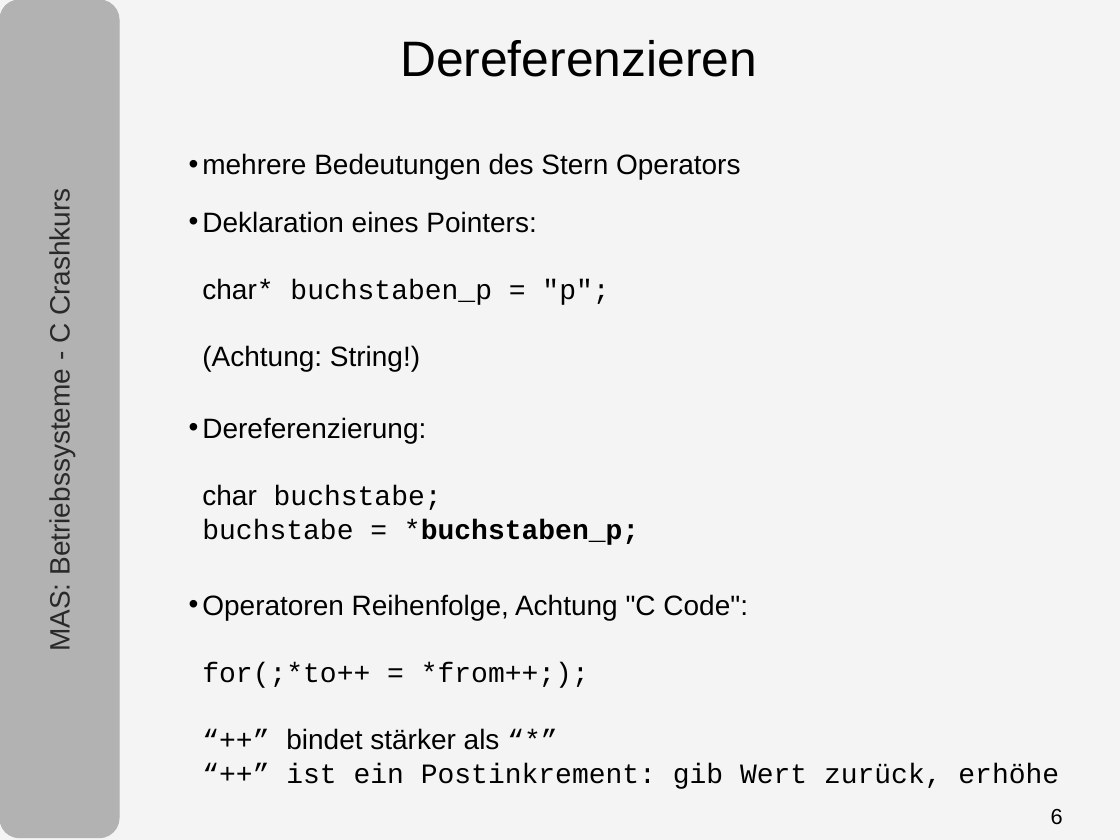
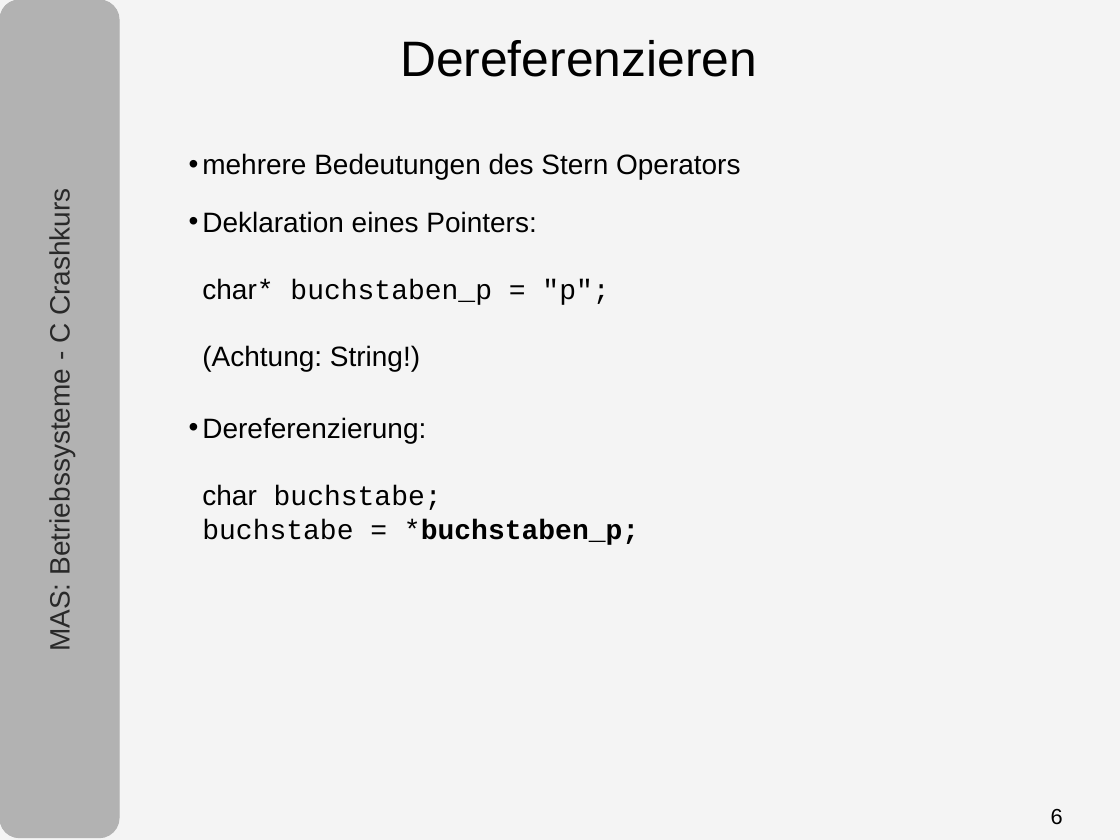
Before and after one commit to tpo/betriebssysteme, a slide deck: slide 6 of 05-1_C.odp. Drawn at 1120x840 pixels with LibreOffice and Linux fonts; fonts in the diff are those of the drawing. Boxes give left, top, right and bottom in pixels: in the first picture for what was removed or moved away, otherwise in the second. Text is boxed around its words. In the diff, an @@ line names an element or a change of style, - is before the commit and + after.

```diff
--- a/05-1_C.odp
+++ b/05-1_C.odp
@@ text at bbox=[202, 594, 1059, 789]: paragraph removed @@
-• Operatoren Reihenfolge, Achtung "C Code":
-  for(;*to++ = *from++;);
-  “++” bindet stärker als “*”
-  “++” ist ein Postinkrement: gib Wert zurück, erhöhe
```
Also in this commit, not shown: 7 other slides changed, 1 slide added.
